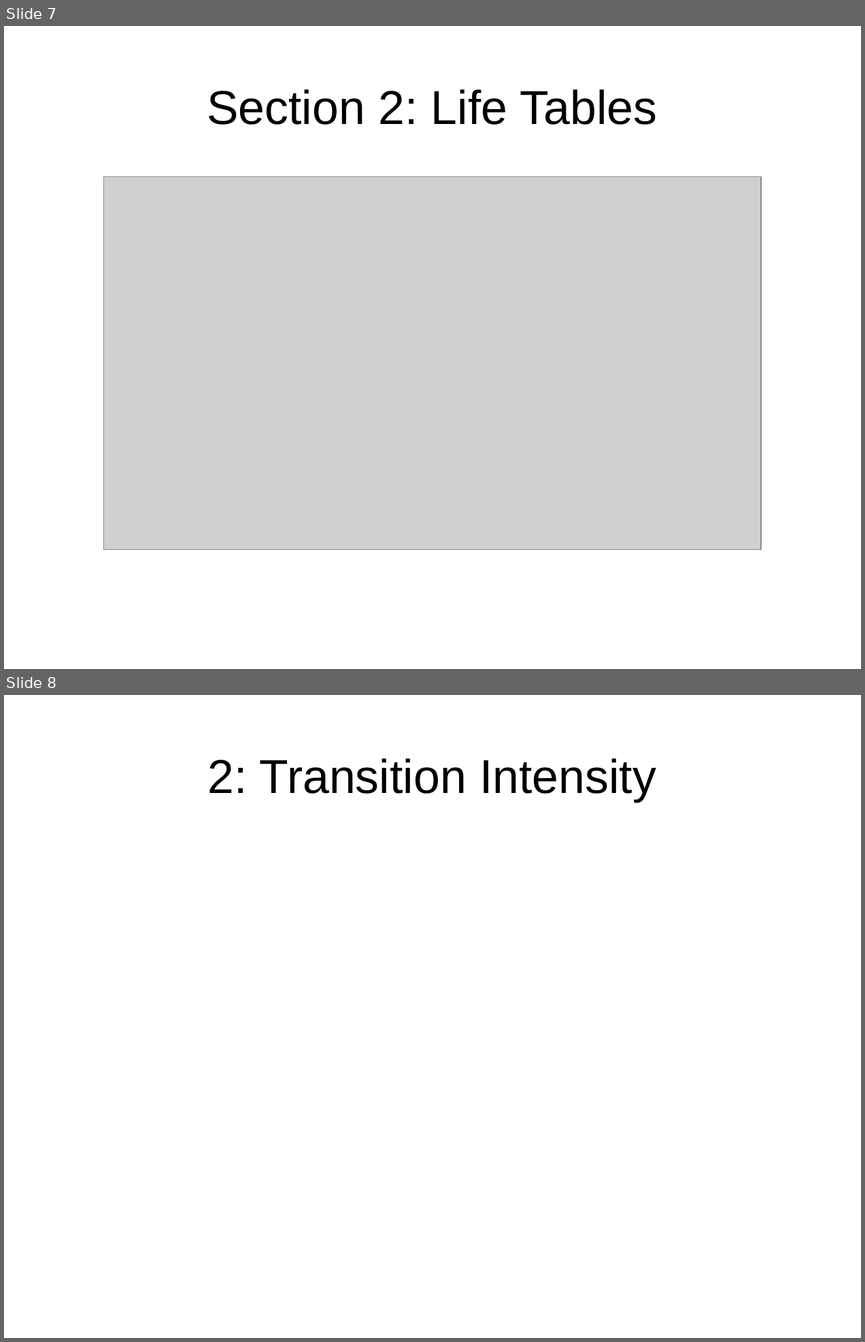
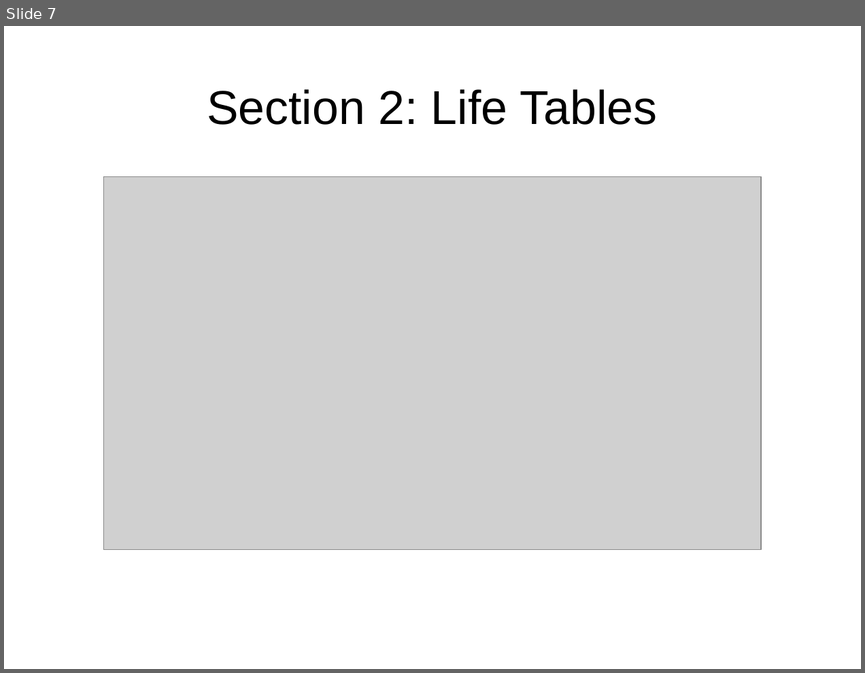
Before and after one commit to rockp1/Julia, a slide deck: juliaActuarial/docs/SlidesActuarial.odp. Shown one above the other, each under a label of ours: slides 7 and 8 before the commit, slide 7 after it. The pictures are 865x1342 and 865x673 pixels, drawn with LibreOffice and Linux fonts; fonts in the diff are those of the drawing; grey boxes stand for pictures; background and template pictures are left out. Boxes give left, top, right and bottom in pixels: in the first picture for what was removed or moved away, otherwise in the second. Text is boxed around its words. In the diff, an @@ line names an element or a change of style, - is before the commit and + after.

```diff
--- a/juliaActuarial/docs/SlidesActuarial.odp
+++ b/juliaActuarial/docs/SlidesActuarial.odp
@@ slide 8 removed at <box>4,695,861,1338</box>, background #FFFFFF @@
@@ title removed at <box>208,758,656,802</box> @@
-2: Transition Intensity
```
Also in this commit, not shown: 1 slide changed, 1 slide added, 1 other file.
